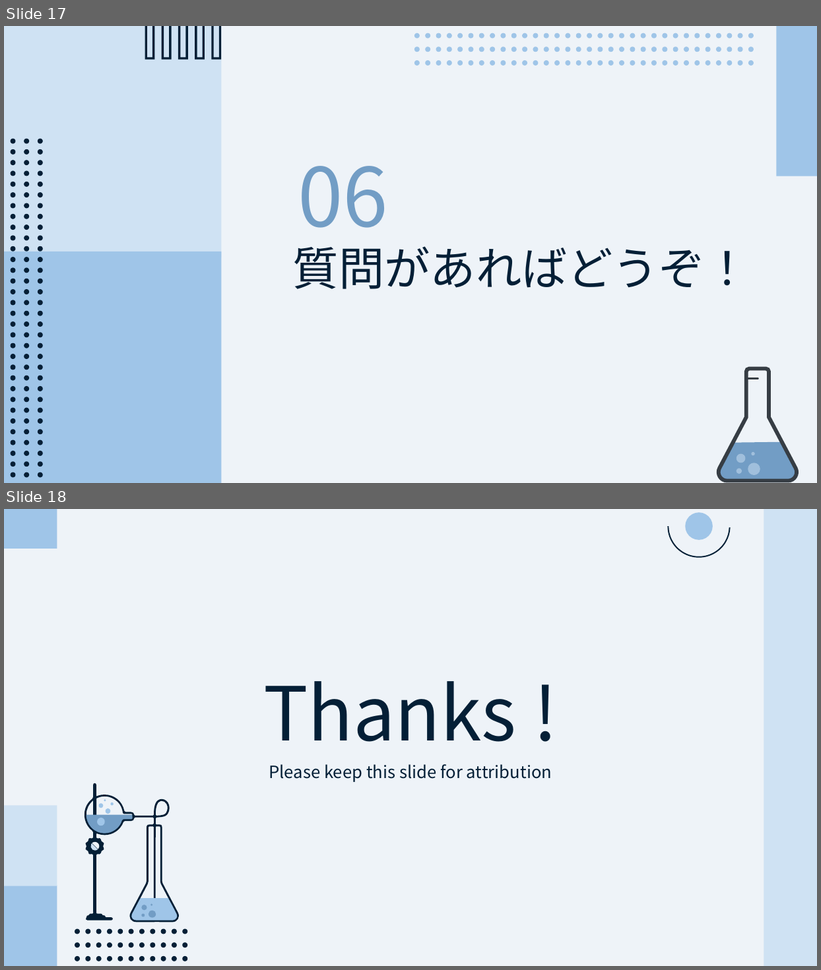
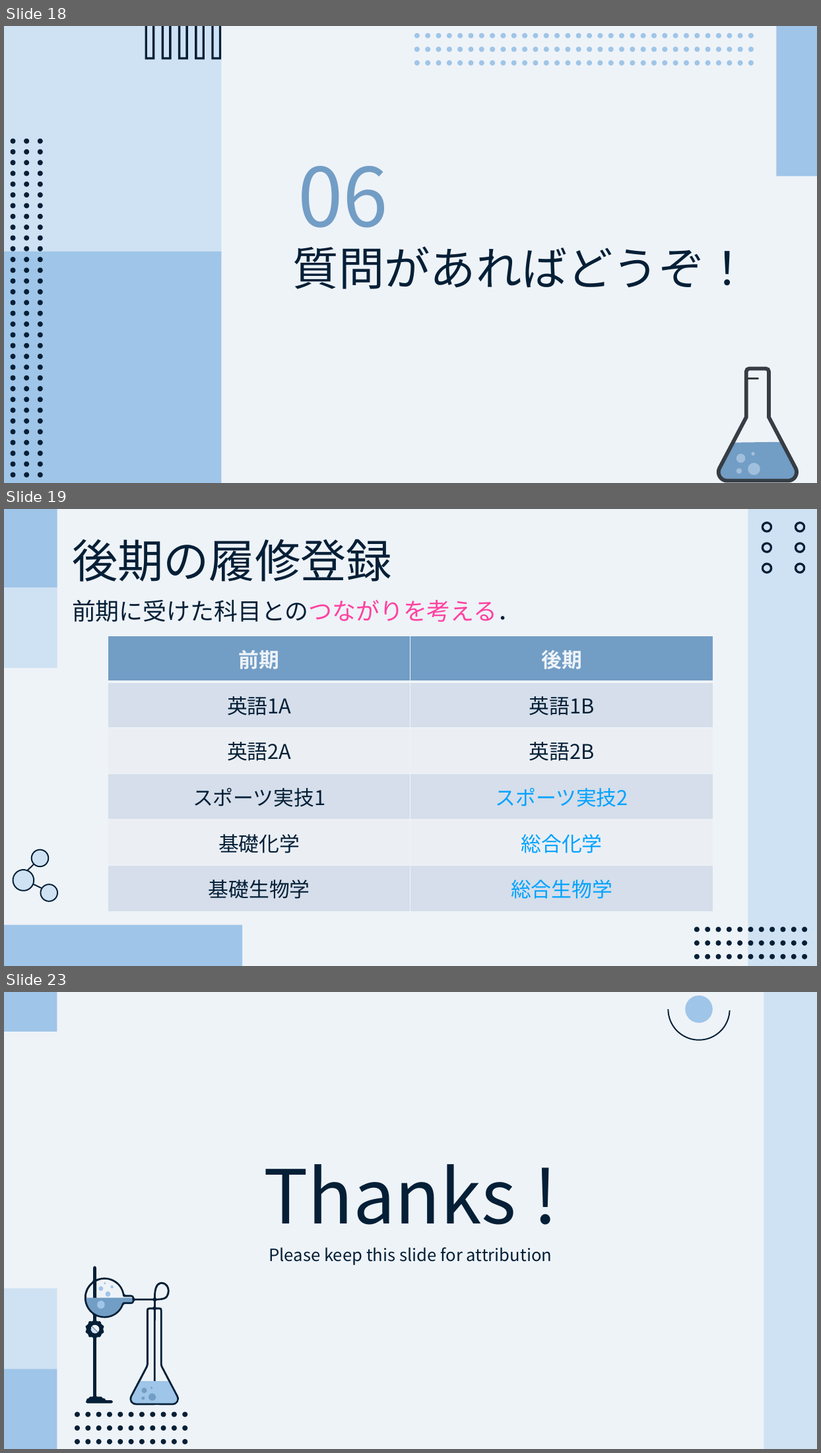
Before and after one commit to CL-ken/CL-ken.github.io, a slide deck: 2025/25_Materials/25_Welcome.pptx. Shown one above the other, each under a label of ours: slides 17 and 18 before the commit, slides 18, 19 and 23 after it; the slides between them are not shown. The pictures are 821x970 and 821x1453 pixels, drawn with LibreOffice and Linux fonts; fonts in the diff are those of the drawing. Boxes give left, top, right and bottom in pixels: in the first picture for what was removed or moved away, otherwise in the second. Text is boxed around its words. In the diff, an @@ line names an element or a change of style, - is before the commit and + after.

```diff
--- a/2025/25_Materials/25_Welcome.pptx
+++ b/2025/25_Materials/25_Welcome.pptx
@@ slide 19 added at (4,509,817,966), background #EEF3F8 @@
@@ rectangle added at (4,509,57,588), fill #9FC5E8 @@
@@ rectangle added at (748,509,817,966), fill #CFE2F3 @@
@@ group added at (694,522,808,960): 33 ellipses, 1 freeform shape @@
@@ text added at (72,539,392,582), 54 pt, text #041F36 @@
+後期の履修登録
@@ rectangle added at (4,588,57,668), fill #CFE2F3 @@
@@ text added at (72,599,521,622), 28 pt, text #041F36 @@
+前期に受けた科目とのつながりを考える．
@@ table added at (108,636,713,912), 6 rows, 2 columns @@
+前期 | 後期
+英語1A | 英語1B
+英語2A | 英語2B
+スポーツ実技1 | スポーツ実技2
+基礎化学 | 総合化学
+基礎生物学 | 総合生物学
@@ group added at (10,846,61,905): 3 ellipses, 2 lines @@
@@ rectangle added at (4,925,242,966), fill #9FC5E8 @@
@@ what was slide 17 is now slide 18 @@
@@ what was slide 18 is now slide 23 @@
```
Also in this commit, not shown: 4 other slides added.
